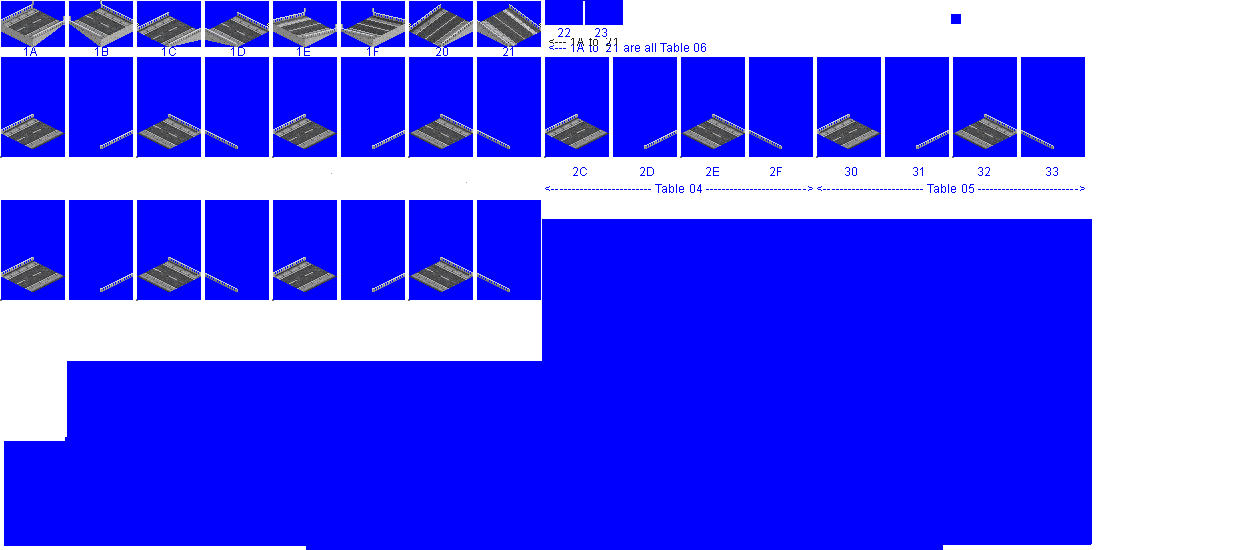
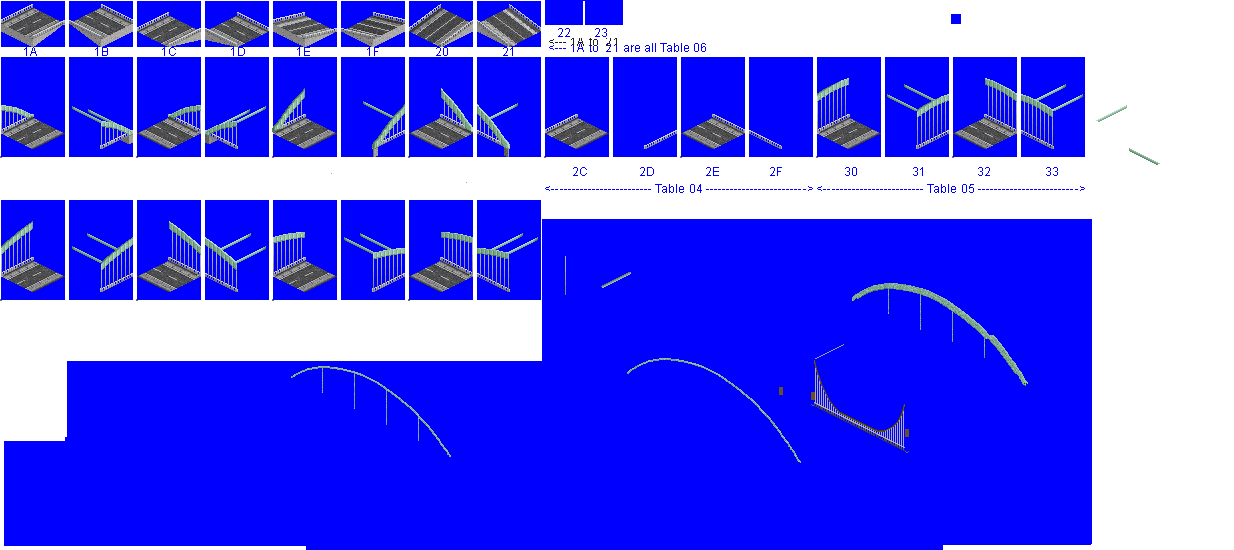
Two versions of the same layered image (1234 × 550). Layer-by-layer changes:
showed "arch main copy #1" over [1, 78, 1053, 463]
showed "wires" over [1, 82, 1053, 453]
showed "crossbeams" over [72, 84, 1160, 288]
painted on "roadbase" over [1, 0, 541, 44]
